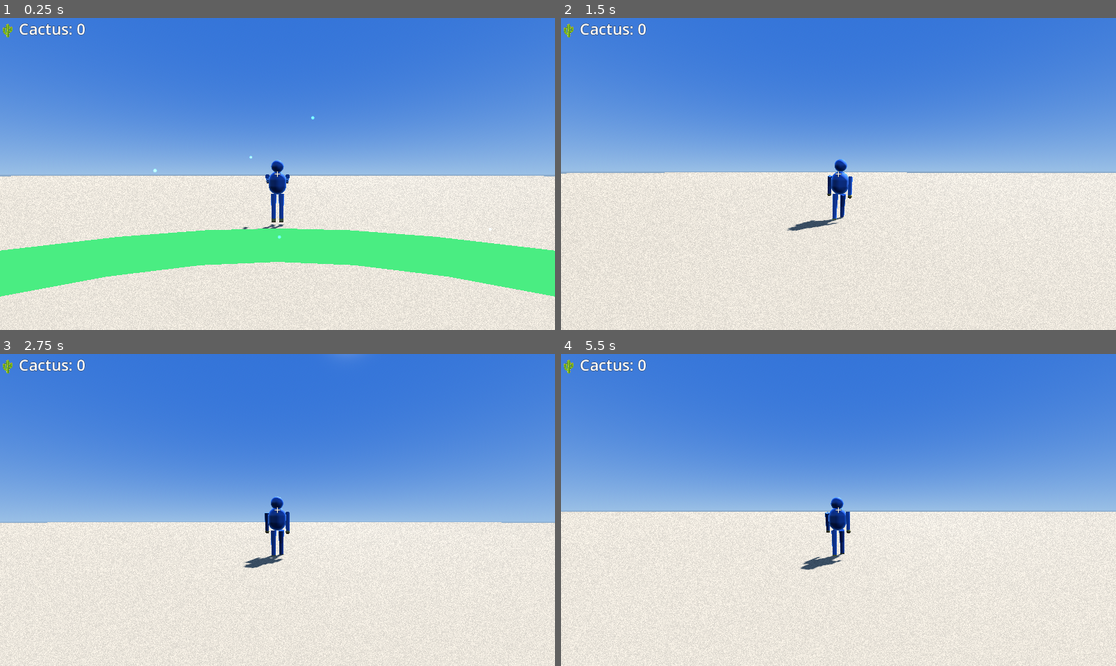
Above: before the commit, frames 1-4 (two rows, left to right).
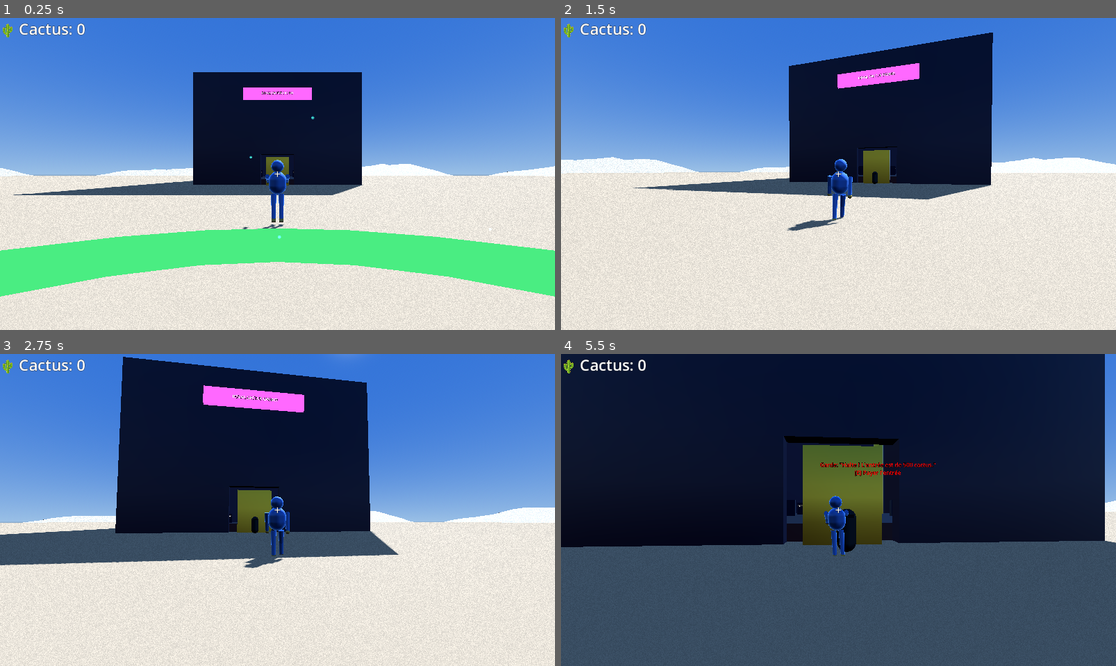
Above: after the commit, the same moments.

Repository: cactuszdre/cactusidle
Game: Godot game, scene res://scenes/main.tscn
Two runs of this game, one before a commit and one after it. Both use one fixed random seed, a clock stepped at 60 frames per second and the inputs below.
Inputs (mouse positions are in pixels of both pictures, inside the frame that each line leads up to):
- Up to frame 1 (0.25 s): no input
- Up to frame 2 (1.5 s): tap Enter (ui_accept) at 0.5, 0.77 s; move the mouse to (866, 174) at 0.52 s; hold E 0.53-1.28 s; hold W (avancer) from 0.53 s (still down); click (866, 174) at 0.67 s; move the mouse to (810, 174) at 1.27 s; click (810, 174) at 1.35 s
- Up to frame 3 (2.75 s): keep holding W (avancer); tap Enter (ui_accept) at 1.52 s; tap E at 1.55 s; move the mouse to (288, 503) at 2.02 s; hold E from 2.03 s (still down); tap Tab (next_machine) at 2.1 s
- Up to frame 4 (5.5 s): keep holding W (avancer); move the mouse to (832, 516) at 2.77 s; release E at 2.78 s; tap S (reculer) at 2.85 s; click (832, 516) at 2.92 s; tap Enter (ui_accept) at 3.02, 3.77, 4.52 s; tap E at 3.05, 4.55 s; move the mouse to (877, 513) at 3.52 s; hold E 3.53-4.28 s; right-click (877, 513) at 3.6 s; move the mouse to (794, 506) at 4.27 s; tap R (rotate_building) at 4.35 s; move the mouse to (844, 510) at 5.02 s; hold E from 5.03 s (still down); tap B (toggle_build_mode) at 5.1 s; click (844, 510) at 5.17 s

The runs differ from the first frame. In frame 1, 13% of the frame differs, in the area x 0-100%, y 17-57%; in frame 2, 20%; in frame 3, 30%; in frame 4, 98%, in the area x 0-100%, y 0-100%.

Commit message:
Ajout d'un casino et de dunes

Diff:
--- /dev/null
+++ b/scenes/casino.tscn
@@ -0,0 +1,197 @@
+[gd_scene load_steps=15 format=3 uid="uid://casino_building"]
+
+[ext_resource type="Script" path="res://scripts/casino.gd" id="1_script"]
+[ext_resource type="PackedScene" uid="uid://slot_machine" path="res://scenes/slot_machine.tscn" id="2_slots"]
+
+[sub_resource type="StandardMaterial3D" id="StandardMaterial3D_floor"]
+albedo_color = Color(0.3, 0.1, 0.1, 1)
+metallic = 0.2
+roughness = 0.5
+
+[sub_resource type="StandardMaterial3D" id="StandardMaterial3D_wall_out"]
+albedo_color = Color(0.15, 0.1, 0.2, 1)
+metallic = 0.5
+roughness = 0.2
+
+[sub_resource type="StandardMaterial3D" id="StandardMaterial3D_wall_in"]
+albedo_color = Color(0.25, 0.2, 0.3, 1)
+metallic = 0.1
+roughness = 0.8
+
+[sub_resource type="StandardMaterial3D" id="StandardMaterial3D_gold"]
+albedo_color = Color(1, 0.8, 0.2, 1)
+metallic = 1.0
+roughness = 0.1
+
+[sub_resource type="StandardMaterial3D" id="StandardMaterial3D_neon"]
+albedo_color = Color(1, 0.2, 0.6, 1)
+emission_enabled = true
+emission = Color(1, 0.2, 0.6, 1)
+emission_energy_multiplier = 2.0
+
+[sub_resource type="BoxMesh" id="BoxMesh_neon_sign"]
+material = SubResource("StandardMaterial3D_neon")
+size = Vector3(12, 2, 0.5)
+
+[sub_resource type="StandardMaterial3D" id="StandardMaterial3D_guard"]
+albedo_color = Color(0.1, 0.1, 0.1, 1)
+
+[sub_resource type="CapsuleMesh" id="CapsuleMesh_guard"]
+material = SubResource("StandardMaterial3D_guard")
+radius = 0.4
+height = 1.8
+
+[sub_resource type="StandardMaterial3D" id="StandardMaterial3D_glasses"]
+albedo_color = Color(0, 0, 0, 1)
+metallic = 0.8
+roughness = 0.2
+
+[sub_resource type="BoxMesh" id="BoxMesh_glasses"]
+material = SubResource("StandardMaterial3D_glasses")
+size = Vector3(0.5, 0.15, 0.2)
+
+[sub_resource type="BoxShape3D" id="BoxShape3D_entrance"]
+size = Vector3(6, 4, 4)
+
+[sub_resource type="BoxMesh" id="BoxMesh_door"]
+material = SubResource("StandardMaterial3D_gold")
+size = Vector3(4, 5, 0.5)
+
+[node name="Casino" type="Node3D"]
+script = ExtResource("1_script")
+
+[node name="Architecture" type="CSGCombiner3D" parent="."]
+use_collision = true
+
+[node name="OuterShell" type="CSGBox3D" parent="Architecture"]
+transform = Transform3D(1, 0, 0, 0, 1, 0, 0, 0, 1, 0, 10, 0)
+size = Vector3(30, 20, 40)
+material = SubResource("StandardMaterial3D_wall_out")
+
+[node name="InnerHollow" type="CSGBox3D" parent="Architecture"]
+transform = Transform3D(1, 0, 0, 0, 1, 0, 0, 0, 1, 0, 9, 0)
+operation = 2
+size = Vector3(28, 18, 38)
+material = SubResource("StandardMaterial3D_wall_in")
+
+[node name="Doorway" type="CSGBox3D" parent="Architecture"]
+transform = Transform3D(1, 0, 0, 0, 1, 0, 0, 0, 1, 0, 2.5, 19.5)
+operation = 2
+size = Vector3(6, 6, 4)
+material = SubResource("StandardMaterial3D_wall_in")
+
+[node name="Floor" type="CSGBox3D" parent="Architecture"]
+transform = Transform3D(1, 0, 0, 0, 1, 0, 0, 0, 1, 0, 0.5, 0)
+size = Vector3(28, 1, 38)
+material = SubResource("StandardMaterial3D_floor")
+
+[node name="Decor" type="Node3D" parent="."]
+
+[node name="NeonSign" type="MeshInstance3D" parent="Decor"]
+transform = Transform3D(1, 0, 0, 0, 1, 0, 0, 0, 1, 0, 16, 20.5)
+mesh = SubResource("BoxMesh_neon_sign")
+
+[node name="Label3D" type="Label3D" parent="Decor/NeonSign"]
+transform = Transform3D(1, 0, 0, 0, 1, 0, 0, 0, 1, 0, 0, 0.3)
+text = "ROYAL CACTUS CASINO"
+font_size = 96
+outline_size = 12
+
+[node name="Pillars" type="Node3D" parent="Decor"]
+
+[node name="Pillar1" type="CSGCylinder3D" parent="Decor/Pillars"]
+transform = Transform3D(1, 0, 0, 0, 1, 0, 0, 0, 1, -10, 9, 10)
+radius = 1.0
+height = 18.0
+material = SubResource("StandardMaterial3D_gold")
+
+[node name="Pillar2" type="CSGCylinder3D" parent="Decor/Pillars"]
+transform = Transform3D(1, 0, 0, 0, 1, 0, 0, 0, 1, 10, 9, 10)
+radius = 1.0
+height = 18.0
+material = SubResource("StandardMaterial3D_gold")
+
+[node name="Pillar3" type="CSGCylinder3D" parent="Decor/Pillars"]
+transform = Transform3D(1, 0, 0, 0, 1, 0, 0, 0, 1, -10, 9, -10)
+radius = 1.0
+height = 18.0
+material = SubResource("StandardMaterial3D_gold")
+
+[node name="Pillar4" type="CSGCylinder3D" parent="Decor/Pillars"]
+transform = Transform3D(1, 0, 0, 0, 1, 0, 0, 0, 1, 10, 9, -10)
+radius = 1.0
+height = 18.0
+material = SubResource("StandardMaterial3D_gold")
+
+[node name="SlotMachines" type="Node3D" parent="."]
+
+[node name="SlotMachine1" parent="SlotMachines" instance=ExtResource("2_slots")]
+transform = Transform3D(-1, 0, -8.74228e-08, 0, 1, 0, 8.74228e-08, 0, -1, -8, 1, 5)
+
+[node name="SlotMachine2" parent="SlotMachines" instance=ExtResource("2_slots")]
+transform = Transform3D(-1, 0, -8.74228e-08, 0, 1, 0, 8.74228e-08, 0, -1, -5, 1, 5)
+
+[node name="SlotMachine3" parent="SlotMachines" instance=ExtResource("2_slots")]
+transform = Transform3D(-1, 0, -8.74228e-08, 0, 1, 0, 8.74228e-08, 0, -1, -2, 1, 5)
+
+[node name="SlotMachine4" parent="SlotMachines" instance=ExtResource("2_slots")]
+transform = Transform3D(-1, 0, -8.74228e-08, 0, 1, 0, 8.74228e-08, 0, -1, 2, 1, 5)
+
+[node name="SlotMachine5" parent="SlotMachines" instance=ExtResource("2_slots")]
+transform = Transform3D(-1, 0, -8.74228e-08, 0, 1, 0, 8.74228e-08, 0, -1, 5, 1, 5)
+
+[node name="SlotMachine6" parent="SlotMachines" instance=ExtResource("2_slots")]
+transform = Transform3D(-1, 0, -8.74228e-08, 0, 1, 0, 8.74228e-08, 0, -1, 8, 1, 5)
+
+[node name="SlotMachine7" parent="SlotMachines" instance=ExtResource("2_slots")]
+transform = Transform3D(1, 0, 0, 0, 1, 0, 0, 0, 1, -8, 1, -5)
+
+[node name="SlotMachine8" parent="SlotMachines" instance=ExtResource("2_slots")]
+transform = Transform3D(1, 0, 0, 0, 1, 0, 0, 0, 1, -5, 1, -5)
+
+[node name="SlotMachine9" parent="SlotMachines" instance=ExtResource("2_slots")]
+transform = Transform3D(1, 0, 0, 0, 1, 0, 0, 0, 1, -2, 1, -5)
+
+[node name="SlotMachine10" parent="SlotMachines" instance=ExtResource("2_slots")]
+transform = Transform3D(1, 0, 0, 0, 1, 0, 0, 0, 1, 2, 1, -5)
+
+[node name="SlotMachine11" parent="SlotMachines" instance=ExtResource("2_slots")]
+transform = Transform3D(1, 0, 0, 0, 1, 0, 0, 0, 1, 5, 1, -5)
+
+[node name="SlotMachine12" parent="SlotMachines" instance=ExtResource("2_slots")]
+transform = Transform3D(1, 0, 0, 0, 1, 0, 0, 0, 1, 8, 1, -5)
+
+[node name="Bodyguard" type="Node3D" parent="."]
+transform = Transform3D(1, 0, 0, 0, 1, 0, 0, 0, 1, 0, 0.9, 22)
+
+[node name="Body" type="MeshInstance3D" parent="Bodyguard"]
+mesh = SubResource("CapsuleMesh_guard")
+
+[node name="Glasses" type="MeshInstance3D" parent="Bodyguard"]
+transform = Transform3D(1, 0, 0, 0, 1, 0, 0, 0, 1, 0, 0.6, 0.3)
+mesh = SubResource("BoxMesh_glasses")
+
+[node name="EntranceArea" type="Area3D" parent="."]
+transform = Transform3D(1, 0, 0, 0, 1, 0, 0, 0, 1, 0, 1, 24)
+
+[node name="CollisionShape3D" type="CollisionShape3D" parent="EntranceArea"]
+shape = SubResource("BoxShape3D_entrance")
+
+[node name="PromptLabel" type="Label3D" parent="."]
+transform = Transform3D(1, 0, 0, 0, 1, 0, 0, 0, 1, 0, 3.5, 22)
+visible = false
+billboard = 1
+text = "Garde: \"Halte !\""
+font_size = 48
+outline_size = 6
+
+[node name="DoorAnim" type="Node" parent="."]
+
+[node name="BigDoor" type="StaticBody3D" parent="."]
+transform = Transform3D(1, 0, 0, 0, 1, 0, 0, 0, 1, 0, 2.5, 20)
+
+[node name="MeshInstance3D" type="MeshInstance3D" parent="BigDoor"]
+mesh = SubResource("BoxMesh_door")
+
+[node name="CollisionShape3D" type="CollisionShape3D" parent="BigDoor"]
+shape = SubResource("BoxShape3D_entrance")
--- /dev/null
+++ b/scenes/dunes.tscn
@@ -0,0 +1,38 @@
+[gd_scene load_steps=4 format=3 uid="uid://dunes_env"]
+
+[ext_resource type="Shader" path="res://shaders/dune_mesh.gdshader" id="1_shader"]
+
+[sub_resource type="ShaderMaterial" id="ShaderMaterial_dunes"]
+render_priority = 0
+shader = ExtResource("1_shader")
+shader_parameter/sand_color = Color(0.88, 0.75, 0.59, 1)
+shader_parameter/dune_height = 25.0
+shader_parameter/dune_scale = 0.02
+shader_parameter/noise_scale = 100.0
+
+[sub_resource type="PlaneMesh" id="PlaneMesh_dune_strip"]
+size = Vector2(600, 200)
+subdivide_width = 50
+subdivide_depth = 20
+
+[node name="Dunes" type="Node3D"]
+
+[node name="North" type="MeshInstance3D" parent="."]
+transform = Transform3D(1, 0, 0, 0, 1, 0, 0, 0, 1, 0, -5, -350)
+material_override = SubResource("ShaderMaterial_dunes")
+mesh = SubResource("PlaneMesh_dune_strip")
+
+[node name="South" type="MeshInstance3D" parent="."]
+transform = Transform3D(1, 0, 0, 0, 1, 0, 0, 0, 1, 0, -5, 350)
+material_override = SubResource("ShaderMaterial_dunes")
+mesh = SubResource("PlaneMesh_dune_strip")
+
+[node name="East" type="MeshInstance3D" parent="."]
+transform = Transform3D(-4.37114e-08, 0, 1, 0, 1, 0, -1, 0, -4.37114e-08, 350, -5, 0)
+material_override = SubResource("ShaderMaterial_dunes")
+mesh = SubResource("PlaneMesh_dune_strip")
+
+[node name="West" type="MeshInstance3D" parent="."]
+transform = Transform3D(-4.37114e-08, 0, 1, 0, 1, 0, -1, 0, -4.37114e-08, -350, -5, 0)
+material_override = SubResource("ShaderMaterial_dunes")
+mesh = SubResource("PlaneMesh_dune_strip")
--- a/scenes/main.tscn
+++ b/scenes/main.tscn
@@ -14,6 +14,8 @@
 [ext_resource type="Shader" uid="uid://yh8y1pql6174" path="res://shaders/sand.gdshader" id="9_sand_shader"]
 [ext_resource type="Shader" uid="uid://cai0g2in4hvtq" path="res://shaders/realistic_cactus.gdshader" id="10_cactus_shader"]
 [ext_resource type="Script" uid="uid://djbkkrx3q3g3v" path="res://scripts/pause_menu.gd" id="11_pause_menu"]
+[ext_resource type="PackedScene" uid="uid://dunes_env" path="res://scenes/dunes.tscn" id="12_dunes"]
+[ext_resource type="PackedScene" uid="uid://casino_building" path="res://scenes/casino.tscn" id="13_casino"]
 
 [sub_resource type="ProceduralSkyMaterial" id="ProceduralSkyMaterial_jyhfs"]
 sky_top_color = Color(0.2, 0.45, 0.85, 1)
@@ -272,6 +274,11 @@
 shape = SubResource("BoxShape3D_sugp2")
 
 [node name="CactusGiant" parent="." instance=ExtResource("1_0wfyh")]
+
+[node name="Dunes" parent="." instance=ExtResource("12_dunes")]
+
+[node name="Casino" parent="." instance=ExtResource("13_casino")]
+transform = Transform3D(-1, 0, -8.74228e-08, 0, 1, 0, 8.74228e-08, 0, -1, 0, 0, 60)
 
 [node name="GameManager" type="Node" parent="."]
 script = ExtResource("2_sugp2")
--- /dev/null
+++ b/scenes/slot_machine.tscn
@@ -0,0 +1,79 @@
+[gd_scene load_steps=11 format=3 uid="uid://slot_machine"]
+
+[ext_resource type="Script" path="res://scripts/slot_machine.gd" id="1_script"]
+
+[sub_resource type="StandardMaterial3D" id="StandardMaterial3D_body"]
+albedo_color = Color(0.15, 0.1, 0.2, 1)
+metallic = 0.8
+roughness = 0.4
+
+[sub_resource type="BoxMesh" id="BoxMesh_body"]
+material = SubResource("StandardMaterial3D_body")
+size = Vector3(1, 2, 0.8)
+
+[sub_resource type="StandardMaterial3D" id="StandardMaterial3D_screen"]
+resource_local_to_scene = true
+albedo_color = Color(0.2, 0.2, 0.2, 1)
+emission_enabled = true
+emission = Color(0.2, 0.2, 0.2, 1)
+
+[sub_resource type="BoxMesh" id="BoxMesh_screen"]
+resource_local_to_scene = true
+material = SubResource("StandardMaterial3D_screen")
+size = Vector3(0.8, 0.6, 0.1)
+
+[sub_resource type="BoxShape3D" id="BoxShape3D_interact"]
+size = Vector3(2, 2, 2)
+
+[sub_resource type="ParticleProcessMaterial" id="ParticleProcessMaterial_win"]
+direction = Vector3(0, 1, 0)
+spread = 30.0
+initial_velocity_min = 3.0
+initial_velocity_max = 5.0
+scale_min = 0.1
+scale_max = 0.3
+color = Color(1, 0.843137, 0, 1)
+
+[sub_resource type="StandardMaterial3D" id="StandardMaterial3D_coin"]
+albedo_color = Color(1, 0.843137, 0, 1)
+metallic = 1.0
+roughness = 0.2
+
+[sub_resource type="CylinderMesh" id="CylinderMesh_coin"]
+material = SubResource("StandardMaterial3D_coin")
+top_radius = 0.1
+bottom_radius = 0.1
+height = 0.02
+
+[node name="SlotMachine" type="Node3D"]
+script = ExtResource("1_script")
+
+[node name="Body" type="MeshInstance3D" parent="."]
+transform = Transform3D(1, 0, 0, 0, 1, 0, 0, 0, 1, 0, 1, 0)
+mesh = SubResource("BoxMesh_body")
+
+[node name="Screen" type="MeshInstance3D" parent="."]
+transform = Transform3D(1, 0, 0, 0, 0.906308, -0.422618, 0, 0.422618, 0.906308, 0, 1.4, 0.36)
+mesh = SubResource("BoxMesh_screen")
+
+[node name="Label3D" type="Label3D" parent="."]
+transform = Transform3D(1, 0, 0, 0, 1, 0, 0, 0, 1, 0, 1.4, 0.45)
+text = "JOUER
+50 🌵"
+font_size = 24
+outline_size = 4
+
+[node name="InteractionArea" type="Area3D" parent="."]
+
+[node name="CollisionShape3D" type="CollisionShape3D" parent="InteractionArea"]
+transform = Transform3D(1, 0, 0, 0, 1, 0, 0, 0, 1, 0, 1, 1)
+shape = SubResource("BoxShape3D_interact")
+
+[node name="WinParticles" type="GPUParticles3D" parent="."]
+transform = Transform3D(1, 0, 0, 0, 1, 0, 0, 0, 1, 0, 2, 0)
+emitting = false
+amount = 20
+one_shot = true
+explosiveness = 0.8
+process_material = SubResource("ParticleProcessMaterial_win")
+draw_pass_1 = SubResource("CylinderMesh_coin")
--- /dev/null
+++ b/scripts/casino.gd
@@ -0,0 +1,63 @@
+extends Node3D
+
+@export var entry_price: int = 500
+@onready var game_manager = get_node_or_null("/root/Main/GameManager")
+@onready var prompt_label = $PromptLabel
+@onready var door_anim = $DoorAnim
+
+var is_player_near: bool = false
+var is_unlocked: bool = false
+
+func _ready():
+	$EntranceArea.body_entered.connect(_on_body_entered)
+	$EntranceArea.body_exited.connect(_on_body_exited)
+	_update_prompt()
+
+func _process(_delta):
+	if is_player_near and Input.is_key_pressed(KEY_E): # 'E' key
+		if not is_unlocked:
+			_try_pay_entry()
+		else:
+			_enter_casino()
+
+func _try_pay_entry():
+	if game_manager and game_manager.cactus_count >= entry_price:
+		game_manager.add_cactus(-entry_price)
+		is_unlocked = true
+		print("🎰 Accès au Casino débloqué !")
+		_update_prompt()
+
+		# Visual feedback: Open the door and move guard
+		var tween = create_tween().set_parallel(true)
+		tween.tween_property($Bodyguard, "position:x", 4.0, 1.5).set_trans(Tween.TRANS_CUBIC)
+		tween.tween_property($BigDoor, "position:y", 8.0, 2.0).set_trans(Tween.TRANS_BOUNCE) # Lift door up
+	else:
+		print("⛔ Pas assez de cactus ! Prix: ", entry_price)
+		# Shake prompt or something
+		var tween = create_tween()
+		tween.tween_property(prompt_label, "position:x", prompt_label.position.x + 0.1, 0.05).set_trans(Tween.TRANS_SINE)
+		tween.tween_property(prompt_label, "position:x", prompt_label.position.x - 0.1, 0.05).set_trans(Tween.TRANS_SINE)
+		tween.tween_property(prompt_label, "position:x", 0.0, 0.05)
+
+func _enter_casino():
+	print("🎰 Bienvenue au Casino ! (Fonctionnalité à venir)")
+	# TODO: Load casino scene or show UI
+
+func _on_body_entered(body):
+	if body.is_in_group("Player"):
+		is_player_near = true
+		prompt_label.visible = true
+		_update_prompt()
+
+func _on_body_exited(body):
+	if body.is_in_group("Player"):
+		is_player_near = false
+		prompt_label.visible = false
+
+func _update_prompt():
+	if is_unlocked:
+		prompt_label.text = "[E] Entrer au Casino"
+		prompt_label.modulate = Color.GREEN
+	else:
+		prompt_label.text = "Garde: \"Halte ! L'entrée est de " + str(entry_price) + " cactus.\"\n[E] Payer l'entrée"
+		prompt_label.modulate = Color.RED
--- /dev/null
+++ b/scripts/slot_machine.gd
@@ -0,0 +1,92 @@
+extends Node3D
+
+@export var spin_cost: int = 50
+@onready var game_manager = get_node_or_null("/root/Main/GameManager")
+@onready var screen_mesh = $Screen
+@onready var label = $Label3D
+@onready var particles = $WinParticles
+
+var is_spinning: bool = false
+var is_player_near: bool = false
+
+func _ready():
+	$InteractionArea.body_entered.connect(_on_body_entered)
+	$InteractionArea.body_exited.connect(_on_body_exited)
+	_reset()
+
+func _process(_delta):
+	if is_player_near and not is_spinning and Input.is_key_pressed(KEY_E): # 'E' key
+		interact()
+
+func interact():
+	if is_spinning: return
+
+	if game_manager and game_manager.cactus_count >= spin_cost:
+		game_manager.add_cactus(-spin_cost)
+		_spin()
+	else:
+		label.text = "Pas assez de cactus !"
+		label.modulate = Color.RED
+		await get_tree().create_timer(1.0).timeout
+		_reset()
+
+func _spin():
+	is_spinning = true
+	label.text = "..."
+	label.modulate = Color.WHITE
+
+	# Visual spin effect
+	for i in range(10):
+		var random_color = Color(randf(), randf(), randf())
+		_set_screen_color(random_color)
+		await get_tree().create_timer(0.1).timeout
+
+	# Result
+	var roll = randf()
+	if roll > 0.95: # Jackpot
+		_win(500, Color.GOLD, "JACKPOT !!")
+	elif roll > 0.6: # Win
+		_win(100, Color.GREEN, "GAGNÉ !")
+	else: # Loss
+		_set_screen_color(Color.RED)
+		label.text = "PERDU..."
+		await get_tree().create_timer(1.0).timeout
+		_reset()
+
+func _win(amount: int, color: Color, text: String):
+	_set_screen_color(color)
+	label.text = text + "\n+" + str(amount)
+	if game_manager:
+		game_manager.add_cactus(amount)
+
+	if particles:
+		particles.emitting = true
+
+	await get_tree().create_timer(2.0).timeout
+	_reset()
+
+func _reset():
+	is_spinning = false
+	_set_screen_color(Color(0.2, 0.2, 0.2))
+	label.text = "JOUER\n" + str(spin_cost) + " 🌵"
+	label.modulate = Color.WHITE
+	if is_player_near:
+		label.text += "\n[E]"
+
+func _set_screen_color(col: Color):
+	var mat = screen_mesh.get_active_material(0)
+	if mat:
+		mat.albedo_color = col
+		mat.emission = col
+
+func _on_body_entered(body):
+	if body.is_in_group("Player"):
+		is_player_near = true
+		if not is_spinning:
+			label.text = "JOUER\n" + str(spin_cost) + " 🌵\n[E]"
+
+func _on_body_exited(body):
+	if body.is_in_group("Player"):
+		is_player_near = false
+		if not is_spinning:
+			label.text = "JOUER\n" + str(spin_cost) + " 🌵"
--- /dev/null
+++ b/shaders/dune_mesh.gdshader
@@ -0,0 +1,48 @@
+shader_type spatial;
+render_mode cull_disabled;
+
+uniform vec3 sand_color : source_color = vec3(0.88, 0.75, 0.59);
+uniform float dune_height = 15.0;
+uniform float dune_scale = 0.05;
+uniform float noise_scale = 50.0;
+
+// Simple noise
+float hash(vec2 p) {
+    return fract(sin(dot(p, vec2(12.9898, 78.233))) * 43758.5453);
+}
+
+float noise(vec2 p) {
+    vec2 i = floor(p);
+    vec2 f = fract(p);
+    f = f * f * (3.0 - 2.0 * f);
+    return mix(mix(hash(i + vec2(0.0, 0.0)), hash(i + vec2(1.0, 0.0)), f.x),
+               mix(hash(i + vec2(0.0, 1.0)), hash(i + vec2(1.0, 1.0)), f.x), f.y);
+}
+
+void vertex() {
+    // Displace vertex Y based on world position to create rolling dunes
+    float height = noise(VERTEX.xz * dune_scale) * dune_height;
+    // Add some detail
+    height += noise(VERTEX.xz * dune_scale * 4.0) * (dune_height * 0.2);
+
+    // Taper edges to avoid floating mesh
+    // UVs are 0..1. We want to pin edges to 0 height (relative to mesh origin)
+    float edge_dist = min(min(UV.x, 1.0 - UV.x), min(UV.y, 1.0 - UV.y));
+    // Smooth taper over 10% of the mesh
+    float taper = smoothstep(0.0, 0.2, edge_dist);
+
+    VERTEX.y += height * taper;
+}
+
+void fragment() {
+    ALBEDO = sand_color;
+
+    // Grain
+    float grain = hash(UV * noise_scale);
+    ALBEDO *= 0.9 + 0.2 * grain;
+
+    ROUGHNESS = 0.9;
+    METALLIC = 0.0;
+
+    // Simple normal recalculation based on derivatives (automatic in Godot usually, but we can enhance)
+}
Not shown, added: scripts/casino.gd.uid
Not shown, added: scripts/slot_machine.gd.uid
Not shown, added: shaders/dune_mesh.gdshader.uid
